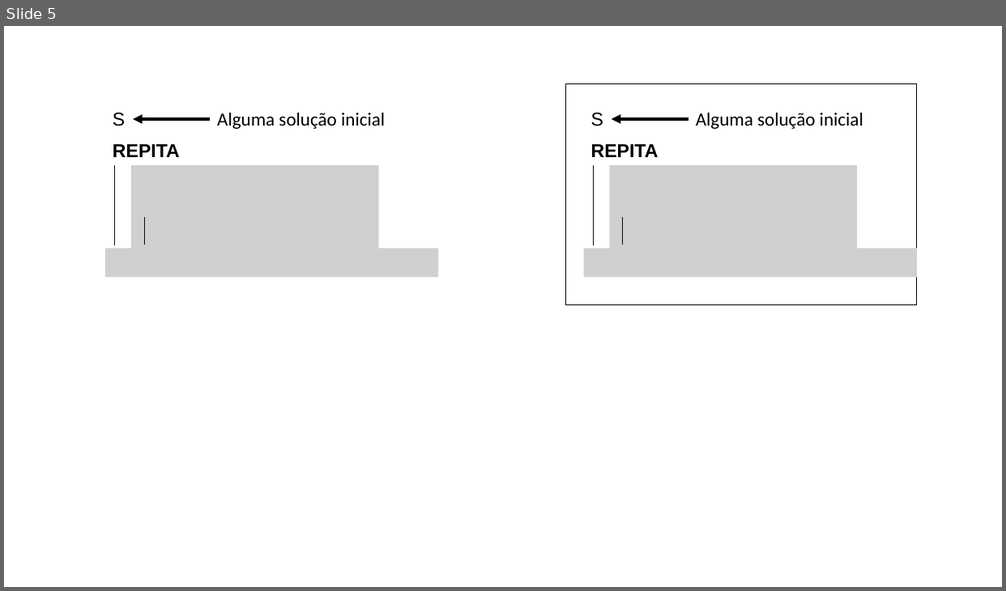
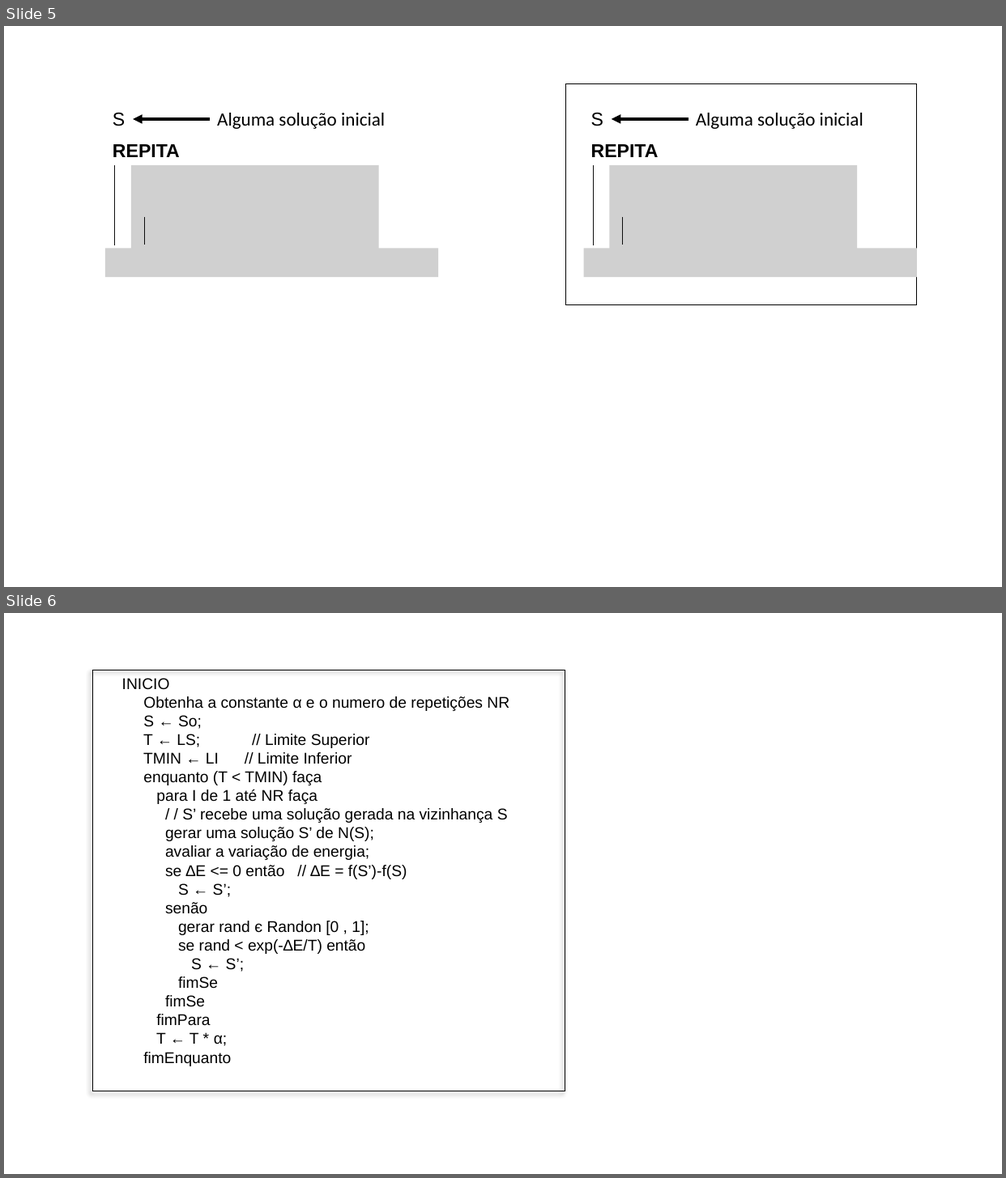
Before and after one commit to ruannicolini/Tear, a slide deck: Documentação/desenhos.pptx. Shown one above the other, each under a label of ours: slide 5 before the commit, slides 5 and 6 after it. The pictures are 1006x591 and 1006x1178 pixels, drawn with LibreOffice and Linux fonts; fonts in the diff are those of the drawing; grey boxes stand for pictures. Boxes give left, top, right and bottom in pixels: in the first picture for what was removed or moved away, otherwise in the second. Text is boxed around its words. In the diff, an @@ line names an element or a change of style, - is before the commit and + after.

```diff
--- a/Documentação/desenhos.pptx
+++ b/Documentação/desenhos.pptx
@@ slide 6 added at (4, 613, 1002, 1174), background #FFFFFF @@
@@ rectangle added at (92, 670, 565, 1092), outline #000000 1 pt @@
@@ text added at (122, 678, 509, 1067), 15 pt, text #000000 @@
+INICIO
+Obtenha a constante α e o numero de repetições NR
+S ← So;
+T ← LS; // Limite Superior
+TMIN ← LI // Limite Inferior
+enquanto (T < TMIN) faça
+para I de 1 até NR faça
+/ / S’ recebe uma solução gerada na vizinhança S
+gerar uma solução S’ de N(S);
+avaliar a variação de energia;
+se ∆E <= 0 então // ∆E = f(S’)-f(S)
+S ← S’;
+senão
+gerar rand є Randon [0 , 1];
+se rand < exp(-∆E/T) então
+S ← S’;
+fimSe
+fimSe
+fimPara
+T ← T * α;
+fimEnquanto
```
Also in this commit, not shown: 2 slides changed, 41 other files.
